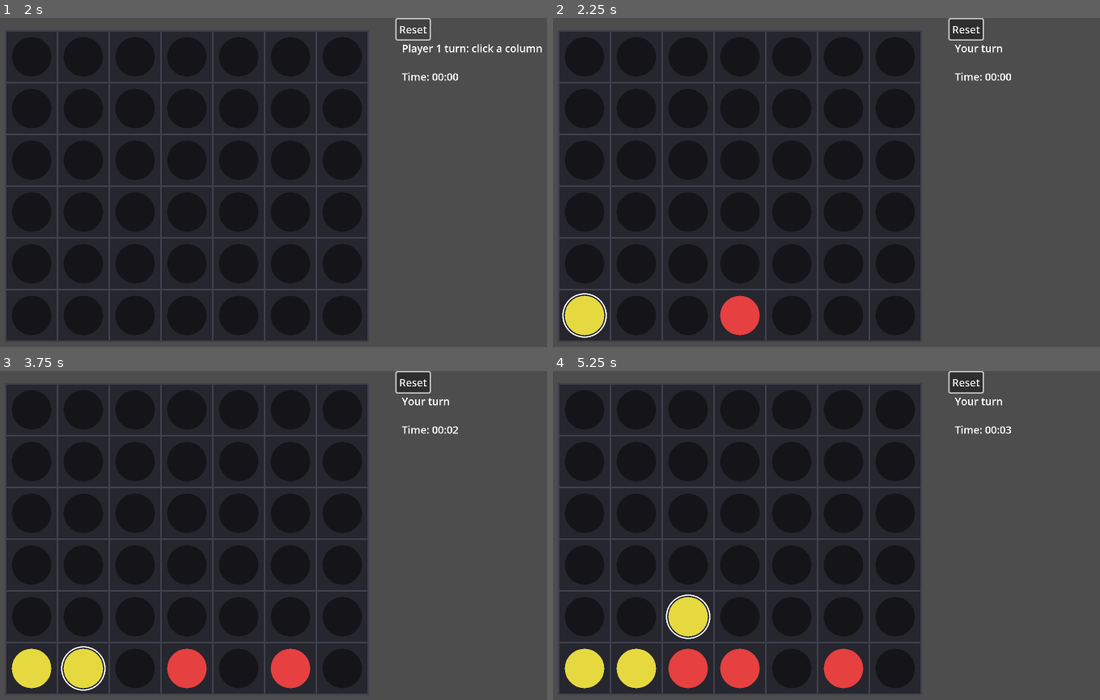
Above: before the commit, frames 1-4 (two rows, left to right).
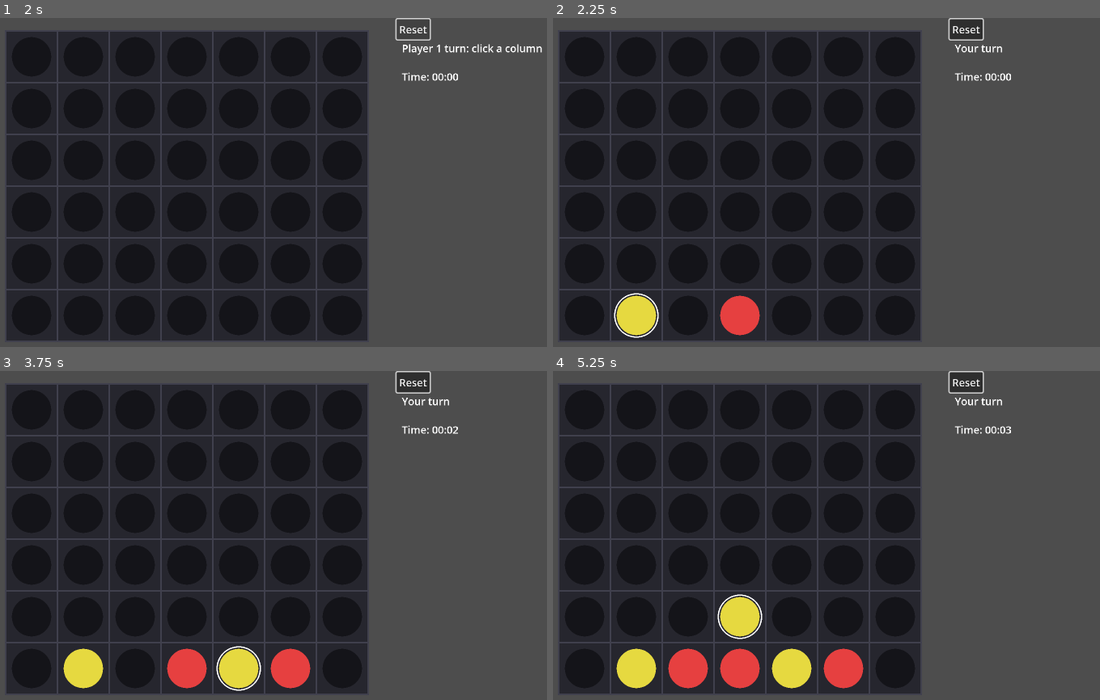
Above: after the commit, the same moments.

Repository: bharper9/CSC-492-Senior-Proj
Game: Godot game, scene res://Scenes/Board.tscn
Two runs of this game, one before a commit and one after it. Both use one fixed random seed, a clock stepped at 60 frames per second and the inputs below. The project has no main scene, so this scene is started directly.
Inputs (mouse positions are in pixels of both pictures, inside the frame that each line leads up to):
- Up to frame 1 (2 s): tap A at 0.5 s; move the mouse to (459, 182) at 0.52 s; click (459, 182) at 0.67 s; click "Reset" at 1.25 s
- Up to frame 2 (2.25 s): move the mouse to (738, 218) at 2.02 s; click (738, 218) at 2.17 s
- Up to frame 3 (3.75 s): move the mouse to (382, 472) at 2.77 s; click (382, 472) at 2.92 s; move the mouse to (284, 624) at 3.52 s; click (284, 624) at 3.67 s
- Up to frame 4 (5.25 s): move the mouse to (1061, 607) at 4.27 s; click (1061, 607) at 4.42 s; move the mouse to (673, 499) at 5.02 s; click (673, 499) at 5.17 s

Frame 1 is identical in both runs. In frame 2, 1.7% of the frame differs, in the area x 1-20%, y 83-98%; in frame 3, 1.7%; in frame 4, 3.0%, in the area x 2-48%, y 67-97%.

Commit message:
Update board.gd

Diff:
--- a/Scenes/board.gd
+++ b/Scenes/board.gd
@@ -22,6 +22,172 @@
 
 var elapsed_seconds: int = 0
 
+# --- AI Helper Functions ---
+const AI_DEPTH := 4 # Diffuclty spike 1 = easy 4+ AI is smart
+const NEG_INF := -99999999
+const POS_INF :=  99999999
+
+func copy_board(b: Array) -> Array:
+	return b.duplicate(true)
+
+func get_valid_columns(b: Array) -> Array[int]:
+	var cols: Array[int] = []
+	for c in COLS:
+		if b[ROWS - 1][c] == EMPTY:
+			cols.append(c)
+	return cols
+
+func get_next_open_row(b: Array, col: int) -> int:
+	for r in ROWS:
+		if b[r][col] == EMPTY:
+			return r
+	return -1
+
+func drop_piece(b: Array, row: int, col: int, player: int) -> void:
+	b[row][col] = player
+
+#Terminal check
+func winning_move(b: Array, player: int) -> bool:
+	# Horizontal
+	for r in ROWS:
+		for c in range(0, COLS - 3):
+			if b[r][c] == player and b[r][c+1] == player and b[r][c+2] == player and b[r][c+3] == player:
+				return true
+	# Vertical
+	for c in COLS:
+		for r in range(0, ROWS - 3):
+			if b[r][c] == player and b[r+1][c] == player and b[r+2][c] == player and b[r+3][c] == player:
+				return true
+	# Diagonal up-right
+	for r in range(0, ROWS - 3):
+		for c in range(0, COLS - 3):
+			if b[r][c] == player and b[r+1][c+1] == player and b[r+2][c+2] == player and b[r+3][c+3] == player:
+				return true
+	# Diagonal up-left
+	for r in range(3, ROWS):
+		for c in range(0, COLS - 3):
+			if b[r][c] == player and b[r-1][c+1] == player and b[r-2][c+2] == player and b[r-3][c+3] == player:
+				return true
+	return false
+
+func is_terminal_node(b: Array) -> bool:
+	return winning_move(b, HUMAN) or winning_move(b, AI) or get_valid_columns(b).is_empty()
+# --- Heuristic evaluation ---
+func score_window(window: Array, player: int) -> int:
+	var score := 0
+	var opp := HUMAN if player == AI else AI
+
+	var p := 0
+	var o := 0
+	var e := 0
+	for v in window:
+		if v == player:
+			p += 1
+		elif v == opp:
+			o += 1
+		else:
+			e += 1
+
+	if p == 4:
+		score += 100000
+	elif p == 3 and e == 1:
+		score += 100
+	elif p == 2 and e == 2:
+		score += 10
+
+	# blocking opponent threats
+	if o == 3 and e == 1:
+		score -= 120
+
+	return score
+
+func evaluate_position(b: Array, player: int) -> int:
+	var score := 0
+
+	# Center control
+	var center_col := COLS / 2
+	var center_count := 0
+	for r in ROWS:
+		if b[r][center_col] == player:
+			center_count += 1
+	score += center_count * 6
+
+	# Horizontal
+	for r in ROWS:
+		for c in range(0, COLS - 3):
+			score += score_window([b[r][c], b[r][c+1], b[r][c+2], b[r][c+3]], player)
+
+	# Vertical
+	for c in COLS:
+		for r in range(0, ROWS - 3):
+			score += score_window([b[r][c], b[r+1][c], b[r+2][c], b[r+3][c]], player)
+
+	# Diagonal up-right
+	for r in range(0, ROWS - 3):
+		for c in range(0, COLS - 3):
+			score += score_window([b[r][c], b[r+1][c+1], b[r+2][c+2], b[r+3][c+3]], player)
+
+	# Diagonal up-left
+	for r in range(3, ROWS):
+		for c in range(0, COLS - 3):
+			score += score_window([b[r][c], b[r-1][c+1], b[r-2][c+2], b[r-3][c+3]], player)
+
+	return score
+#Minimax + alpha-beta pruning
+func minimax(b: Array, depth: int, alpha: int, beta: int, maximizing: bool) -> Dictionary:
+	var valid_cols := get_valid_columns(b)
+	var terminal := is_terminal_node(b)
+
+	if depth == 0 or terminal:
+		if terminal:
+			if winning_move(b, AI):
+				return {"col": -1, "score": 100000000}
+			elif winning_move(b, HUMAN):
+				return {"col": -1, "score": -100000000}
+			else:
+				return {"col": -1, "score": 0}
+		return {"col": -1, "score": evaluate_position(b, AI)}
+
+	if maximizing:
+		var value := NEG_INF
+		var best_col := valid_cols[randi() % valid_cols.size()]
+		for col in valid_cols:
+			var temp := copy_board(b)
+			var row := get_next_open_row(temp, col)
+			drop_piece(temp, row, col, AI)
+
+			var res := minimax(temp, depth - 1, alpha, beta, false)
+			var s := int(res["score"])
+			if s > value:
+				value = s
+				best_col = col
+
+			alpha = max(alpha, value)
+			if alpha >= beta:
+				break
+
+		return {"col": best_col, "score": value}
+	else:
+		var value := POS_INF
+		var best_col := valid_cols[randi() % valid_cols.size()]
+		for col in valid_cols:
+			var temp := copy_board(b)
+			var row := get_next_open_row(temp, col)
+			drop_piece(temp, row, col, HUMAN)
+
+			var res := minimax(temp, depth - 1, alpha, beta, true)
+			var s := int(res["score"])
+			if s < value:
+				value = s
+				best_col = col
+
+			beta = min(beta, value)
+			if alpha >= beta:
+				break
+
+		return {"col": best_col, "score": value}
+
+# --- AI Helper ends ---
 func _ready() -> void:
 	randomize()
 	reset_game()
@@ -75,7 +241,7 @@
 	apply_move(drop_row, col, HUMAN)
 
 	if check_win(drop_row, col, HUMAN):
-		end_game("You win! 🎉")
+		end_game("You win!")
 		return
 
 	if check_draw():
@@ -95,31 +261,36 @@
 	if current_player != AI:
 		return
 
-	var legal_cols := get_legal_columns()
-	if legal_cols.is_empty():
+	var b_copy := copy_board(board)
+	var result := minimax(b_copy, AI_DEPTH, NEG_INF, POS_INF, true)
+	var col: int = int(result["col"])
+
+	if col == -1:
 		end_game("Draw.")
 		return
 
-	var col := legal_cols[randi() % legal_cols.size()]
 	var row := get_drop_row(col)
 	if row == -1:
-		return
+		# fallback: should be rare, but safe
+		var legal := get_legal_columns()
+		if legal.is_empty():
+			end_game("Draw.")
+			return
+		col = legal[randi() % legal.size()]
+		row = get_drop_row(col)
 
 	apply_move(row, col, AI)
 
-	# End conditions after AI moves
 	if check_win(row, col, AI):
 		end_game("AI wins.")
 		return
-
 	if check_draw():
 		end_game("Draw.")
 		return
 
-	# Back to human
 	current_player = HUMAN
 	status_label.text = "Your turn"
-
+# --- AI move over ---
 
 func end_game(result_text: String) -> void:
 	game_over = true
